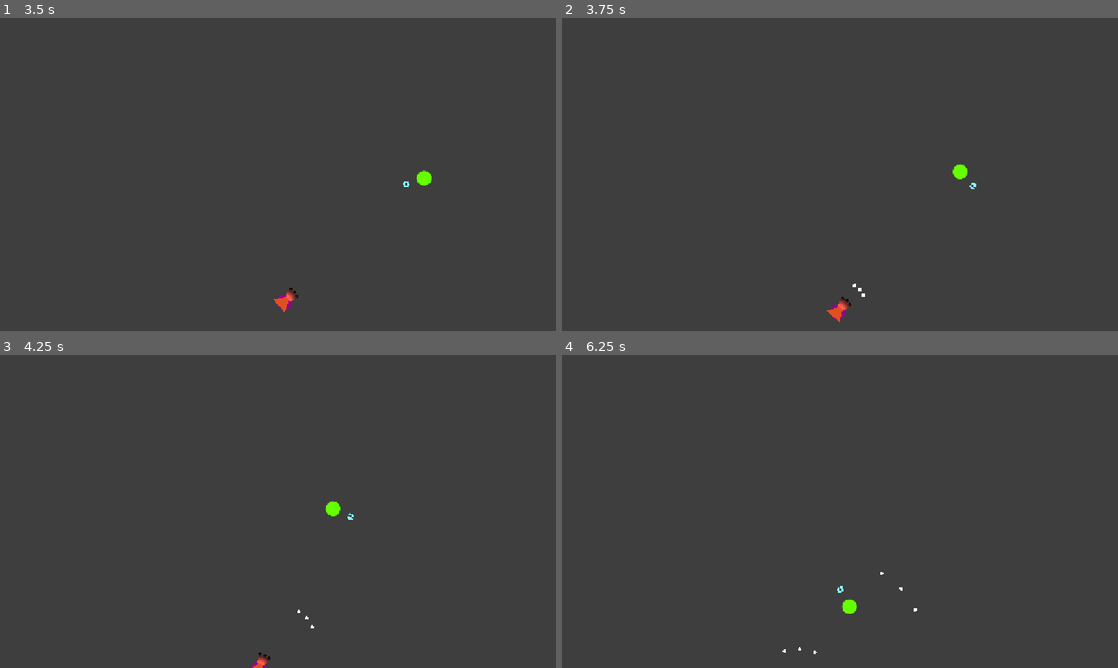
Above: before the commit, frames 1-4 (two rows, left to right).
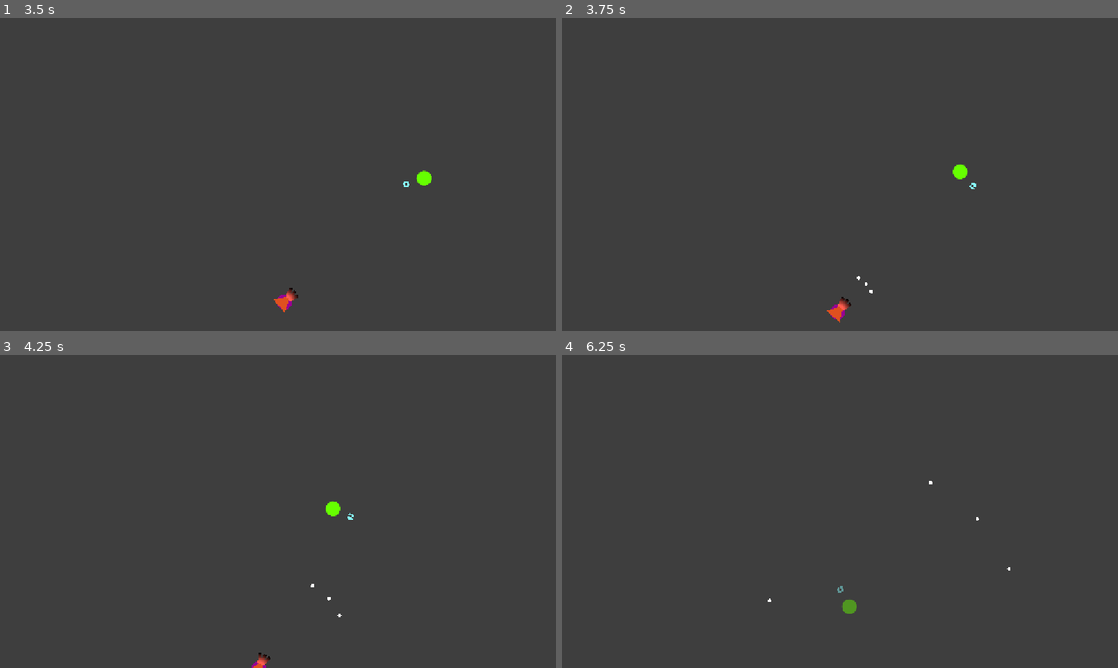
Above: after the commit, the same moments.

Repository: ktosox/GWJ80
Game: Godot game, scene res://bullet/bullet_testing_arena.tscn
Same seed, same stepped clock (60 frames per second), same inputs: the game is played once before the commit and once after it. This scene is started directly instead of the project's main scene.
Inputs (mouse positions are in pixels of both pictures, inside the frame that each line leads up to):
- Up to frame 1 (3.5 s): tap Enter (tutorial_exit) at 0.5 s; move the mouse to (400, 158) at 0.52 s; press the mouse at (400, 158) at 0.53 s; hold D (right) 0.53-1.28 s; move the mouse to (166, 190) at 1.27 s; release the mouse at (166, 190) at 1.28 s; hold Down (down) 1.28-2.03 s; click (166, 190) at 1.35 s; move the mouse to (333, 105) at 2.02 s; press the mouse at (333, 105) at 2.03 s; hold D (right) 2.03-2.78 s; move the mouse to (250, 237) at 2.77 s; release the mouse at (250, 237) at 2.78 s; hold W (up) from 2.78 s (still down); click (250, 237) at 2.85 s
- Up to frame 2 (3.75 s): move the mouse to (1006, 221) at 3.52 s; release W (up) at 3.53 s; press the mouse at (1006, 221) at 3.53 s; hold A (left) from 3.53 s (still down)
- Up to frame 3 (4.25 s): keep holding A (left)
- Up to frame 4 (6.25 s): move the mouse to (673, 464) at 4.27 s; release the mouse at (673, 464) at 4.28 s; click (673, 464) at 4.35 s; move the mouse to (867, 511) at 5.02 s; release A (left) at 5.03 s; press the mouse at (867, 511) at 5.03 s; hold Down (down) 5.03-5.78 s; move the mouse to (756, 433) at 5.77 s; release the mouse at (756, 433) at 5.78 s; hold D (right) from 5.78 s (still down); click (756, 433) at 5.85 s

Frame 1 is identical in both runs. In frame 2, less than 0.1% of the frame differs, in the area x 52-56%, y 82-90%; in frame 3, less than 0.1%; in frame 4, 0.2%, in the area x 37-81%, y 40-96%.

Commit message:
made bullet speed work
also there is now a cool little sprawy effect when an enemy is hit

Diff:
--- a/Game/enemy/enemy_core.gd
+++ b/Game/enemy/enemy_core.gd
@@ -15,8 +15,15 @@
 	pass
 
 
+
+
+
 func _on_hit_box_hit_detected() -> void:
 	health -= 1
+	var look_for_player = get_tree().get_nodes_in_group("Player")
+	if look_for_player.size() > 0:
+		$Splatter.look_at(look_for_player[0].global_position)
+	$Splatter.set_deferred("emitting",true)
 	if(health <= 0):
 		GameManager.change_score(1)
 		call_deferred("delete_this_enemy")
--- a/Game/enemy/enemy_core.tscn
+++ b/Game/enemy/enemy_core.tscn
@@ -1,11 +1,40 @@
-[gd_scene load_steps=3 format=3 uid="uid://d27f70diafnal"]
+[gd_scene load_steps=5 format=3 uid="uid://d27f70diafnal"]
 
 [ext_resource type="Script" uid="uid://cdq0eut7car66" path="res://enemy/enemy_core.gd" id="1_wq376"]
 [ext_resource type="PackedScene" uid="uid://c27urcanyot1m" path="res://hit_box/hit_box.tscn" id="2_ifaq0"]
+[ext_resource type="Texture2D" uid="uid://dhasl20m0a3su" path="res://shapes/small_line.png" id="3_cw2p4"]
+
+[sub_resource type="Gradient" id="Gradient_cw2p4"]
+offsets = PackedFloat32Array(0.708543, 1)
+colors = PackedColorArray(1, 1, 1, 1, 0.247059, 0.247059, 0.247059, 0)
 
 [node name="EnemyCore" type="Node2D"]
 script = ExtResource("1_wq376")
 
 [node name="HitBox" parent="." instance=ExtResource("2_ifaq0")]
 
+[node name="Splatter" type="CPUParticles2D" parent="."]
+rotation = -2.81696
+emitting = false
+amount = 14
+texture = ExtResource("3_cw2p4")
+lifetime = 0.9
+one_shot = true
+explosiveness = 0.9
+lifetime_randomness = 0.2
+particle_flag_align_y = true
+direction = Vector2(-1, 0)
+spread = 20.0
+gravity = Vector2(0, 0)
+initial_velocity_min = 201.79
+initial_velocity_max = 304.93
+damping_min = 4.933
+damping_max = 19.283
+scale_amount_min = 0.15
+scale_amount_max = 0.5
+color = Color(0.878738, 0.0512885, 0.201618, 1)
+color_ramp = SubResource("Gradient_cw2p4")
+hue_variation_min = 0.21
+hue_variation_max = 0.21
+
 [connection signal="hit_detected" from="HitBox" to="." method="_on_hit_box_hit_detected"]
--- a/Game/enemy/enemy_spawner.gd
+++ b/Game/enemy/enemy_spawner.gd
@@ -79,6 +79,7 @@
 	var new_shooter = data.get_shooter().instantiate()
 	new_shooter.attack_speed = data.attack_speed
 	new_shooter.guns = data.guns.duplicate()
+	new_shooter.bullet_speed = data.bullet_speed
 	# connect stuff by add children
 	new_walker.add_child(enemy_core)
 	enemy_core.add_child(new_shooter)
--- a/Game/enemy/enemy_spawner.tscn
+++ b/Game/enemy/enemy_spawner.tscn
@@ -13,13 +13,13 @@
 script = ExtResource("2_lc7nh")
 ID = 0
 walk_speed = 50
-health = 2
+health = 3
 enemy_core = ExtResource("3_7yjef")
 spawn_pick_up = false
 walker_type = 0
 shooter_type = 0
 guns = Array[PackedScene]([ExtResource("4_sm0a0")])
-bullet_speed = 60
+bullet_speed = 200
 attack_speed = 2.4
 metadata/_custom_type_script = "uid://dgc4xuxpcq0o8"
 
@@ -33,7 +33,7 @@
 walker_type = 1
 shooter_type = 0
 guns = Array[PackedScene]([ExtResource("4_sm0a0"), ExtResource("4_sm0a0")])
-bullet_speed = 60
+bullet_speed = 140
 attack_speed = 0.75
 metadata/_custom_type_script = "uid://dgc4xuxpcq0o8"
 
@@ -47,13 +47,13 @@
 walker_type = 0
 shooter_type = 1
 guns = Array[PackedScene]([ExtResource("5_7yjef")])
-bullet_speed = 60
+bullet_speed = 160
 attack_speed = 1.4
 metadata/_custom_type_script = "uid://dgc4xuxpcq0o8"
 
 [sub_resource type="Resource" id="Resource_y0occ"]
 script = ExtResource("2_lc7nh")
-ID = 0
+ID = 3
 walk_speed = 60
 health = 5
 enemy_core = ExtResource("3_7yjef")
@@ -61,7 +61,7 @@
 walker_type = 1
 shooter_type = 1
 guns = Array[PackedScene]([ExtResource("4_sm0a0")])
-bullet_speed = 60
+bullet_speed = 240
 attack_speed = 1.0
 metadata/_custom_type_script = "uid://dgc4xuxpcq0o8"
 
--- a/Game/enemy/multi_gun.gd
+++ b/Game/enemy/multi_gun.gd
@@ -4,7 +4,7 @@
 
 @export var bullet_scene : PackedScene
 
-const bullet_speed = 60
+@export var bullet_speed = 60
 
 func _ready() -> void:
 	$Cooldown.wait_time = cooldown
--- a/Game/enemy/shooter/aimed_shooter.gd
+++ b/Game/enemy/shooter/aimed_shooter.gd
@@ -7,6 +7,7 @@
 
 @export var attack_speed = 2.0
 
+@export var bullet_speed = 60
 
 func _ready() -> void:
 	var player_check = get_tree().get_nodes_in_group("Player") # automaticly check if there is a node in the Player group somewhere on scene
@@ -15,6 +16,7 @@
 	if guns.size() > 0:
 		var new_gun = guns.pop_front().instantiate()
 		new_gun.cooldown = attack_speed
+		new_gun.bullet_speed = bullet_speed
 		$GunSpot.add_child(new_gun)
 
 
--- a/Game/enemy/shooter/spiny_shooter.gd
+++ b/Game/enemy/shooter/spiny_shooter.gd
@@ -7,7 +7,7 @@
 
 @export var attack_speed = 2.0
 
-
+@export var bullet_speed = 60
 
 func _ready() -> void:
 	$SpinAnimator.advance(randf())
@@ -16,10 +16,12 @@
 
 		var new_gun = guns.pop_front().instantiate()
 		new_gun.cooldown = attack_speed
+		new_gun.bullet_speed = bullet_speed
 		$GunSpotA.add_child(new_gun)
 
 	if guns.size() > 0:
 		var new_gun = guns.pop_front().instantiate()
 		new_gun.rotation = PI
 		new_gun.cooldown = attack_speed
+		new_gun.bullet_speed = bullet_speed
 		$GunSpotB.add_child(new_gun)
--- a/Game/hit_box/hit_box.gd
+++ b/Game/hit_box/hit_box.gd
@@ -1,11 +1,12 @@
 extends Area2D
 
-signal hit_detected
+signal hit_detected()
 
 
 func _on_body_entered(body: Node2D) -> void:
 	#if !body.active:
 	#	return
+	emit_signal("hit_detected")
 	body.queue_free()
-	emit_signal("hit_detected")
+
 	pass # Replace with function body.
Binary file added: Game/shapes/small_line.png
Not shown, added: Game/shapes/small_line.png.import
